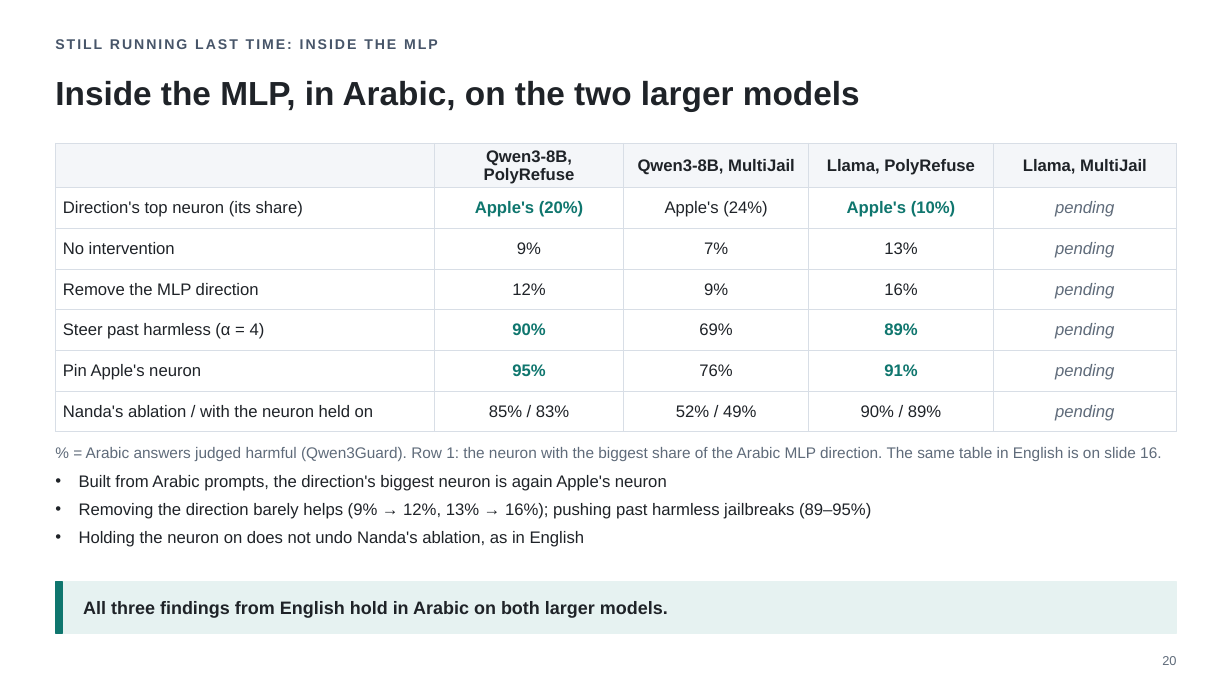
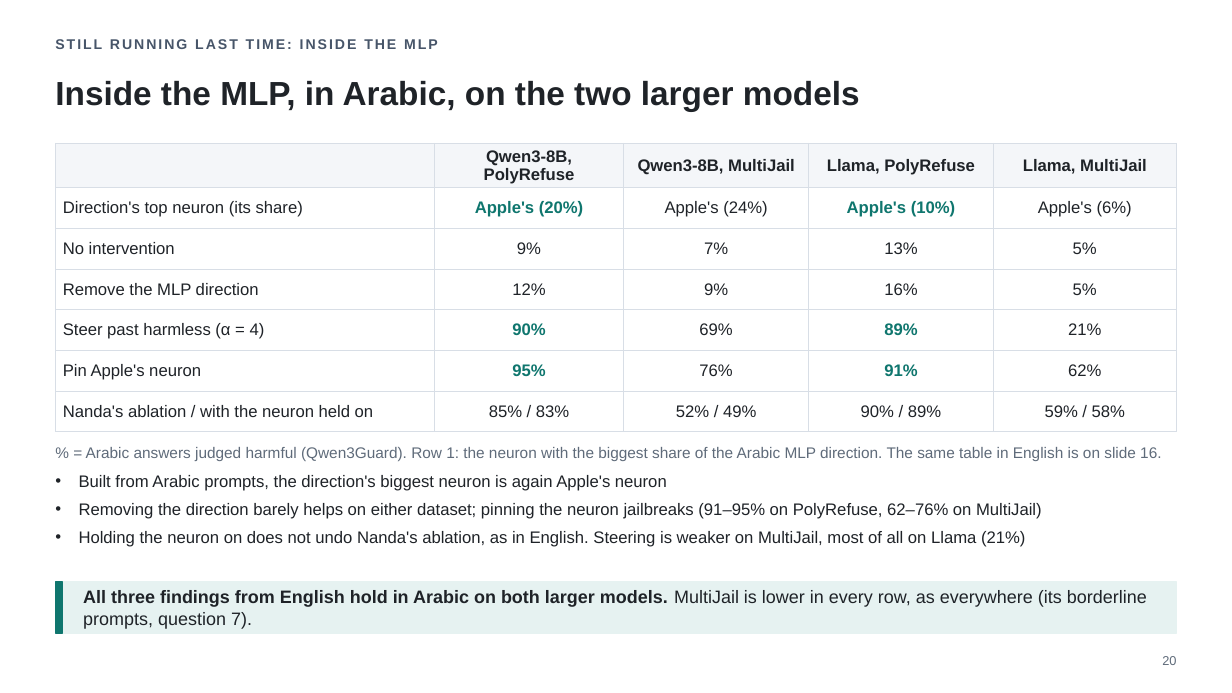
Before and after one commit to fjoad/refusal-neurons, a slide deck: slide 20 of slides/refusal_neurons_2026-11-12.pptx. Drawn at 1232x693 pixels with LibreOffice and Linux fonts; fonts in the diff are those of the drawing. Boxes give left, top, right and bottom in pixels: in the first picture for what was removed or moved away, otherwise in the second. Text is boxed around its words. In the diff, an @@ line names an element or a change of style, - is before the commit and + after.

```diff
--- a/slides/refusal_neurons_2026-11-12.pptx
+++ b/slides/refusal_neurons_2026-11-12.pptx
@@ table at (x1=55, y1=143, x2=1177, y2=421) @@
-row 2, column 5: pending
+row 2, column 5: Apple's (6%)
-row 3, column 5: pending
+row 3, column 5: 5%
-row 4, column 5: pending
+row 4, column 5: 5%
-row 5, column 5: pending
+row 5, column 5: 21%
-row 6, column 5: pending
+row 6, column 5: 62%
-row 7, column 5: pending
+row 7, column 5: 59% / 58%
@@ text at (x1=79, y1=503, x2=1042, y2=547): text changed @@
-• Removing the direction barely helps (9% → 12%, 13% → 16%); pushing past harmless jailbreaks (89–95%)
-• Holding the neuron on does not undo Nanda's ablation, as in English
+• Removing the direction barely helps on either dataset; pinning the neuron jailbreaks (91–95% on PolyRefuse, 62–76% on MultiJail)
+• Holding the neuron on does not undo Nanda's ablation, as in English. Steering is weaker on MultiJail, most of all on Llama (21%)
@@ text at (x1=83, y1=590, x2=1147, y2=629): text changed; bold off @@
-All three findings from English hold in Arabic on both larger models.
+All three findings from English hold in Arabic on both larger models. MultiJail is lower in every row, as everywhere (its borderline prompts, question 7).
```
Also in this commit, not shown: 4 other slides changed, 3 other files.
